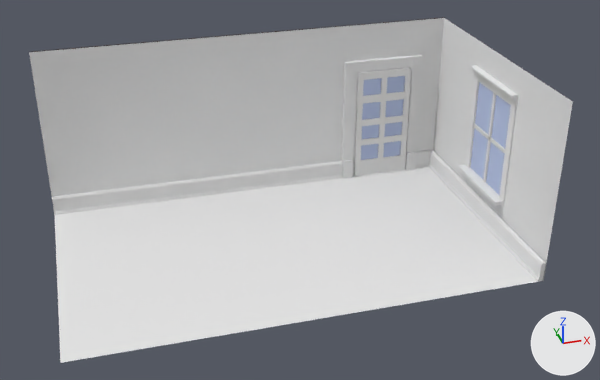
What one commit did to the Blender file Assets/models/floor_2/bedroom_n_center/bedroom_n_center.blend.
Before and after are seen from a 50 mm lens placed at (-8.8, -34.9, 22.0), pointed at (0.7, -0.8, 3.4). Lighting does not change. The marker at lower right points along +X, +Y and +Z.

In view in the first picture: 'door_balcony', 'door_glass', 'doorway_south.001', 'floor', 'floorboard_e.001', 'floorboard_e.002', 'wall_n', 'wall_w.001', 'window_frame', 'window_glass'.
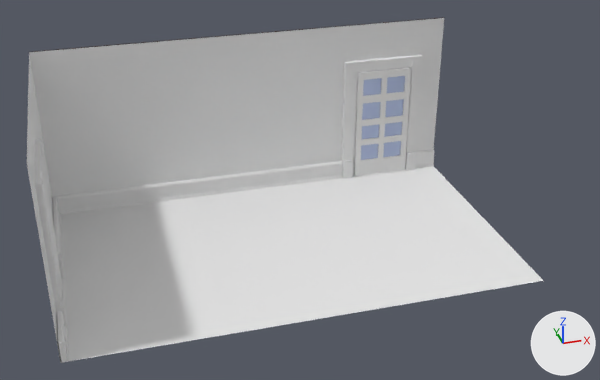
Commit message: bedroom_n_center: door cutout added

Edits to the bpy script that builds the scene:
```text
Add mat_door_cutout_l:
    mat_door_cutout_l = diffuse_material('door_cutout_l')
    mat_door_cutout_l.base_color = (0.8, 0.8, 0.8)  # white #e7e7e7
Add mat_door_cutout_r:
    mat_door_cutout_r = diffuse_material('door_cutout_r')
    mat_door_cutout_r.base_color = (0.8, 0.8, 0.8)  # white #e7e7e7
Add me_cube_033:
    me_cube_033.from_pydata([(-1.8, -0.01, -1.0), (-1.8, 1.99, -1.0), (0.2, 1.99, -1.0), (0.2, -0.01, -1.0), (-1.8, -0.01, 1.0), (-1.8, 1.99, 1.0), (0.2, 1.99, 1.0), (0.2, -0.01, 1.0)], [], [(4, 5, 1, 0), (5, 6, 2, 1), (6, 7, 3, 2), (7, 4, 0, 3), (0, 1, 2, 3), (7, 6, 5, 4)])
    for i in [1, 3, 4, 5]: me_cube_033.polygons[i].material_index = 1
    me_cube_033.materials.append(mat_door_cutout_r)  # its picture is missing
    me_cube_033.materials.append(mat_door_cutout_l)  # its picture is missing
Change ob_floorboard_e_003:
    remove ob_floorboard_e_003.hide_set(True)  # its collection is switched off
Change ob_doorway_south:
    remove ob_doorway_south.hide_set(True)  # its collection is switched off
Change ob_floortrim:
    remove ob_floortrim.hide_set(True)  # its collection is switched off
Change ob_wall_s:
    remove ob_wall_s.hide_set(True)  # its collection is switched off
Change ob_floorboard_e_002:
    add ob_floorboard_e_002.hide_set(True)  # its collection is switched off
Change ob_window_frame:
    add ob_window_frame.hide_set(True)  # its collection is switched off
Change ob_window_glass:
    add ob_window_glass.hide_set(True)  # its collection is switched off
Change ob_wall_n:
    add ob_wall_n.hide_set(True)  # its collection is switched off
Add ob_door_cutout:
    ob_door_cutout = bpy.data.objects.new('door_cutout', me_cube_033)
    ob_door_cutout.location = (-10.81, -3.5, 3.22)
    ob_door_cutout.scale = (0.1, 1.55, 3.15)
```

Boxes (x1, y1, x2, y2) around the edits, measured in the pictures (600 x 380 px):
'wall_n', hidden
    before: (434, 18, 573, 281)
'window_frame', hidden
    before: (458, 65, 518, 214)
'floorboard_e.002', hidden
    before: (429, 150, 546, 282)
'window_glass', hidden
    before: (470, 82, 511, 195)
'wall_s', shown
    after: (27, 55, 60, 357)
'doorway_south', shown
    after: (35, 139, 67, 328)
'floorboard_e.003', shown
    after: (53, 197, 69, 363)
'door_cutout', added
    after: (42, 160, 63, 301)
'floortrim', shown
    after: (62, 279, 67, 320)
